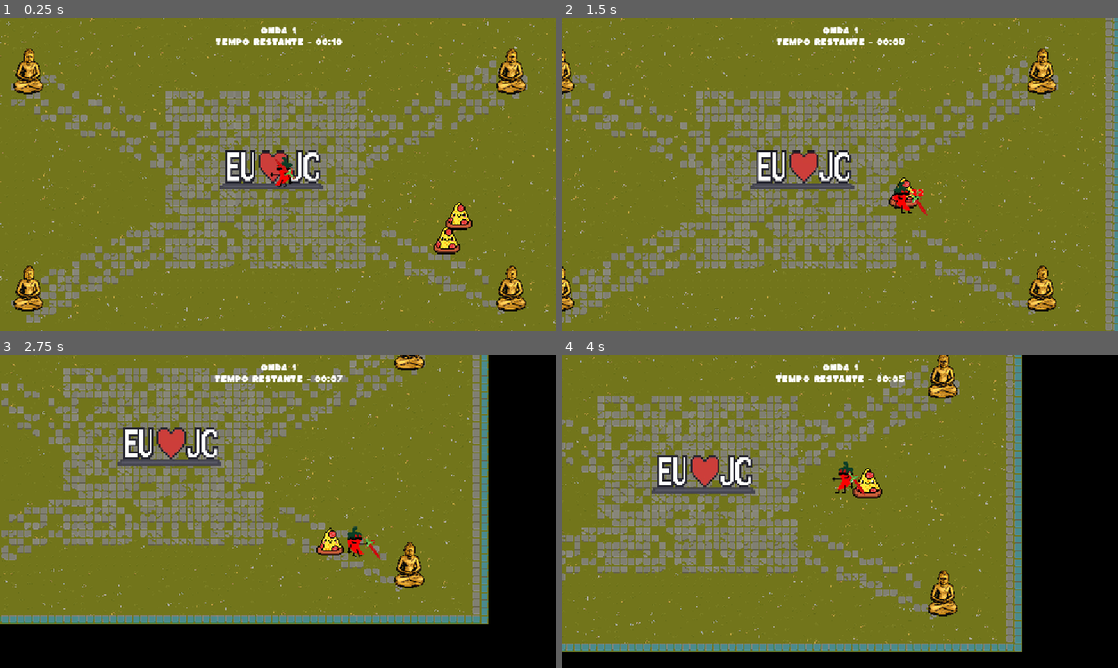
Above: before the commit, frames 1-4 (two rows, left to right).
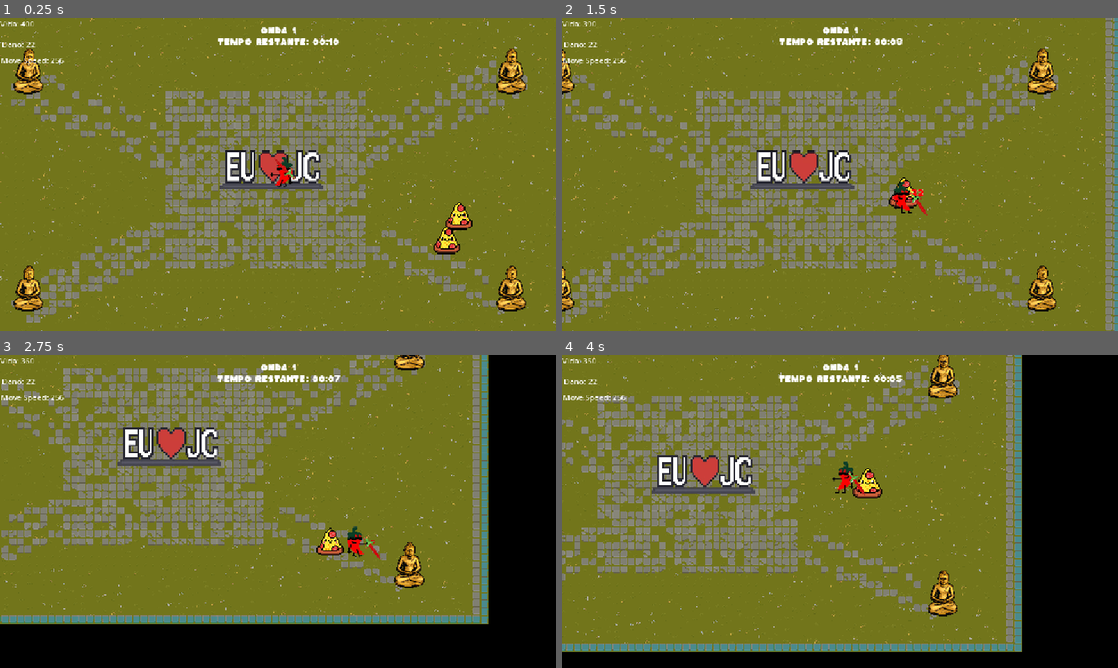
Above: after the commit, the same moments.

Repository: eduardomanhabosco/pepper-simulator
Game: Godot game, scene res://management/game_level.tscn
Same seed, same stepped clock (60 frames per second), same inputs: the game is played once before the commit and once after it. This scene is started directly instead of the project's main scene.
Inputs:
- Up to frame 1 (0.25 s): no input
- Up to frame 2 (1.5 s): hold D (move_right) 0.53-1.28 s; hold S (move_down) from 1.28 s (still down)
- Up to frame 3 (2.75 s): release S (move_down) at 2.03 s; hold D (move_right) from 2.03 s (still down)
- Up to frame 4 (4 s): release D (move_right) at 2.78 s; hold W (move_up) 2.78-3.53 s; hold A (move_left) from 3.53 s (still down)

The runs differ from the first frame. In frame 1, 0.5% of the frame differs, in the area x 0-62%, y 1-16%; in frame 2, 0.5%; in frame 3, 0.5%; in frame 4, 0.5%.
Error before the commit: Invalid call. Nonexistent function 'update_health_ui' in base 'Nil'. (res://player/player.gd:50)

Commit message:
status na interface

Diff:
--- a/interface/interface.gd
+++ b/interface/interface.gd
@@ -5,36 +5,38 @@
 @export var _wave_and_time: Label
 @export var _wave_manager: WaveManager
 
-# Para os corações
-@export var heart_texture: Texture
-@export var heart_container: Node
-
-var max_hearts: int = 0
-var current_hearts: int = 0
+# Labels de status
+@export var _health_label: Label
+@export var _speed_label: Label
+@export var _damage_label: Label
 
 func _ready() -> void:
 	global.interface = self
+
 	for _button in get_tree().get_nodes_in_group("choose_button"):
 		_button.pressed.connect(_on_button_pressed.bind(_button))
 
+	if global.player:
+		update_health_label(global.player._health)
+		update_speed_label(global.player._move_speed)
+		if global.player._weapon:
+			update_damage_label(global.player._weapon._attack_damage)
 
 func update_wave_and_time_label(_wave: int, _time_remaining: int) -> void:
-	_wave_and_time.text = (
-		"Onda " + str(_wave) + "\n" +
-		"Tempo restante - " + _time_in_seconds(_time_remaining)
-	)
+	_wave_and_time.text = "Onda %d\nTempo restante: %s" % [
+		_wave,
+		_time_in_seconds(_time_remaining)
+	]
 
 func _time_in_seconds(_time: int) -> String:
-	var _seconds: float = _time % 60
-	@warning_ignore("integer_division")
-	var _minutes: float = (_time / 60) % 60
-	return "%02d:%02d" % [_minutes, _seconds]
+	var secs = int(_time % 60)
+	var mins = int((_time / 60) % 60)
+	return "%02d:%02d" % [mins, secs]
 
-func toggle_waves(_wave_state: bool, _waves_container: bool) -> void:
-	get_tree().paused = _waves_container
-	$WaveAndTime.visible = _wave_state
-	$BetweenWavesContainer.visible = _waves_container
-
+func toggle_waves(_show_wave: bool, _show_between: bool) -> void:
+	get_tree().paused = _show_between
+	$WaveAndTime.visible = _show_wave
+	$BetweenWavesContainer.visible = _show_between
 
 func _on_button_pressed(_button: Button) -> void:
 	var slot_name := _button.get_parent().name
@@ -42,32 +44,26 @@
 	match slot_name:
 		"Slot1":
 			_wave_manager.apply_card_effect("vida")
+			update_health_label(global.player._health)
 		"Slot2":
 			_wave_manager.apply_card_effect("velocidade")
+			update_speed_label(global.player._move_speed)
 		"Slot3":
 			_wave_manager.apply_card_effect("dano")
+			update_damage_label(global.player._weapon._attack_damage)
 		_:
-			print("Slot desconhecido: " + slot_name)
+			print("Slot desconhecido:", slot_name)
 
 	toggle_waves(true, false)
 	_wave_manager._start_new_wave()
 
 
-# -------- Sistema de corações ----------
 
-func update_health_ui(health: int) -> void:
-	var hearts_count = int(ceil(health / 50.0))
+func update_health_label(health: int) -> void:
+	_health_label.text = "Vida: %d" % health
 
-	if hearts_count > max_hearts:
-		for i in range(hearts_count - max_hearts):
-			var heart = TextureRect.new()
-			heart.texture = heart_texture
-			heart_container.add_child(heart)
-		max_hearts = hearts_count
-	elif hearts_count < max_hearts:
-		for i in range(max_hearts - hearts_count):
-			if heart_container.get_child_count() > 0:
-				heart_container.get_child(heart_container.get_child_count() - 1).queue_free()
-		max_hearts = hearts_count
+func update_speed_label(speed: float) -> void:
+	_speed_label.text = "Move Speed: %d" % speed
 
-	current_hearts = hearts_count
+func update_damage_label(damage: int) -> void:
+	_damage_label.text = "Dano: %d" % damage
--- a/interface/interface.tscn
+++ b/interface/interface.tscn
@@ -1,15 +1,18 @@
 [gd_scene load_steps=4 format=3 uid="uid://cj52x76gsyotw"]
 
-[ext_resource type="Script" path="res://interface/interface.gd" id="1_vtx4e"]
+[ext_resource type="Script" uid="uid://bf374yy3c7pxu" path="res://interface/interface.gd" id="1_vtx4e"]
 [ext_resource type="FontFile" uid="uid://cjyjk8xgsx0g1" path="res://assets/Kaph_Font_1_20/TrueType (.ttf)/Kaph-Regular.ttf" id="2_y5ix0"]
 
 [sub_resource type="LabelSettings" id="LabelSettings_o4h5c"]
 font = ExtResource("2_y5ix0")
 
-[node name="Interface" type="CanvasLayer" node_paths=PackedStringArray("_wave_and_time")]
+[node name="Interface" type="CanvasLayer" node_paths=PackedStringArray("_wave_and_time", "_health_label", "_speed_label", "_damage_label")]
 process_mode = 3
 script = ExtResource("1_vtx4e")
 _wave_and_time = NodePath("WaveAndTime")
+_health_label = NodePath("HealthLabel")
+_speed_label = NodePath("SpeedLabel")
+_damage_label = NodePath("DamageLabel")
 
 [node name="WaveAndTime" type="Label" parent="."]
 anchors_preset = 5
@@ -138,6 +141,21 @@
 label_settings = SubResource("LabelSettings_o4h5c")
 horizontal_alignment = 1
 
-[node name="HeartContainer" type="HBoxContainer" parent="."]
+[node name="HealthLabel" type="Label" parent="."]
 offset_right = 40.0
-offset_bottom = 40.0
+offset_bottom = 23.0
+text = "Vida: XXX"
+
+[node name="SpeedLabel" type="Label" parent="."]
+offset_left = 1.0
+offset_top = 76.0
+offset_right = 134.0
+offset_bottom = 99.0
+text = "Move Speed: XXX"
+
+[node name="DamageLabel" type="Label" parent="."]
+offset_left = 3.0
+offset_top = 43.0
+offset_right = 83.0
+offset_bottom = 66.0
+text = "Dano: XXX"
--- a/management/game_level.tscn
+++ b/management/game_level.tscn
@@ -56,7 +56,6 @@
 
 [node name="Interface" parent="." node_paths=PackedStringArray("_wave_manager") instance=ExtResource("5_f35rk")]
 _wave_manager = NodePath("../WaveManager")
-heart_texture = null
 
 [connection signal="timeout" from="WaveManager/WaveTimer" to="WaveManager" method="_on_wave_timer_timeout"]
 [connection signal="timeout" from="WaveManager/WaveSpawnCooldown" to="WaveManager" method="_on_wave_spawn_cooldown_timeout"]
--- a/player/player.gd
+++ b/player/player.gd
@@ -2,15 +2,20 @@
 class_name Player
 
 var _max_health: int
+
 @export_category("Variables")
 @export var _move_speed: float = 256.0
 @export_category("Variables")
 @export var _health: int = 400
+
 @onready var anim: AnimatedSprite2D = $AnimatedSprite2D
-
 @export_category("Objects")
 @export var _weapon: BaseWeapon
-@export var _interface: Interface
+
+# Você não precisa mais exportar a interface aqui,
+# usaremos o global.interface
+# @export var _interface: Interface
+
 
 func _ready() -> void:
 	_max_health = _health
@@ -25,7 +30,6 @@
 		"move_up", "move_down"
 	)
 	velocity = _direction * _move_speed
-	print(_direction[0])
 	if _direction[0] == 0 and _direction[1] == 0:
 		anim.stop()
 	if _direction[0] >= 0.01 or _direction[1] != 0:
@@ -47,7 +51,8 @@
 			_health += _value
 			if _health > _max_health:
 				_health = _max_health
-	_interface.update_health_ui(_health);
+	if global.interface:
+		global.interface.update_health_label(_health)
 
 func increase_max_health(amount: int) -> void:
 	_max_health += amount
--- a/project.godot
+++ b/project.godot
@@ -12,7 +12,7 @@
 
 config/name="Pepper Simulator"
 run/main_scene="res://interface/interface.tscn"
-config/features=PackedStringArray("4.3", "Mobile")
+config/features=PackedStringArray("4.4", "Mobile")
 config/icon="res://icon.svg"
 
 [autoload]
Not shown, changed: assets/Kaph_Font_1_20/TrueType (.ttf)/Kaph-Regular.ttf.import
Not shown: 1 places in management/game_level.tscn that only renumber resources
Not shown: 1 places in player/player.tscn that only renumber resources
